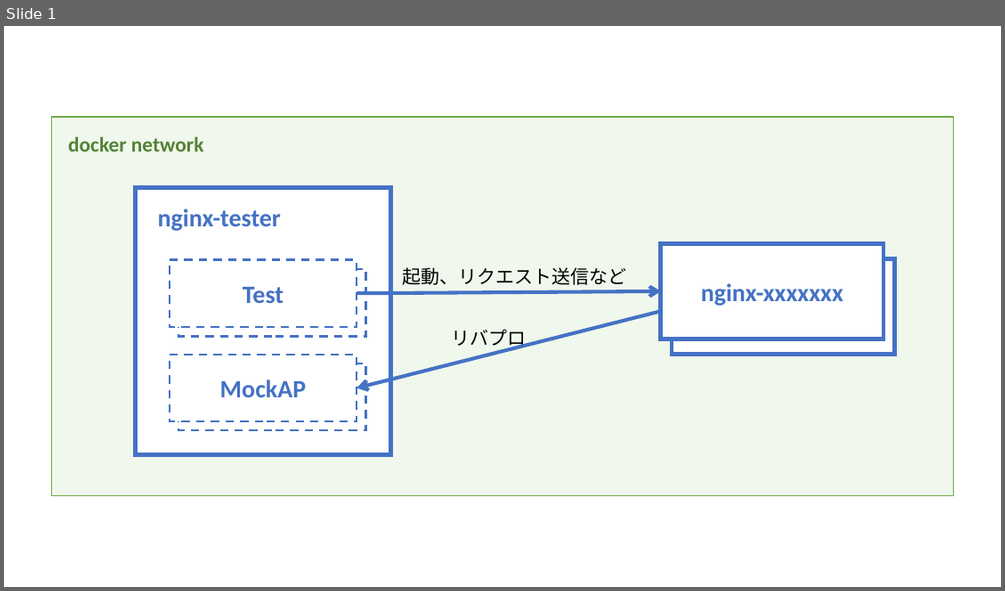
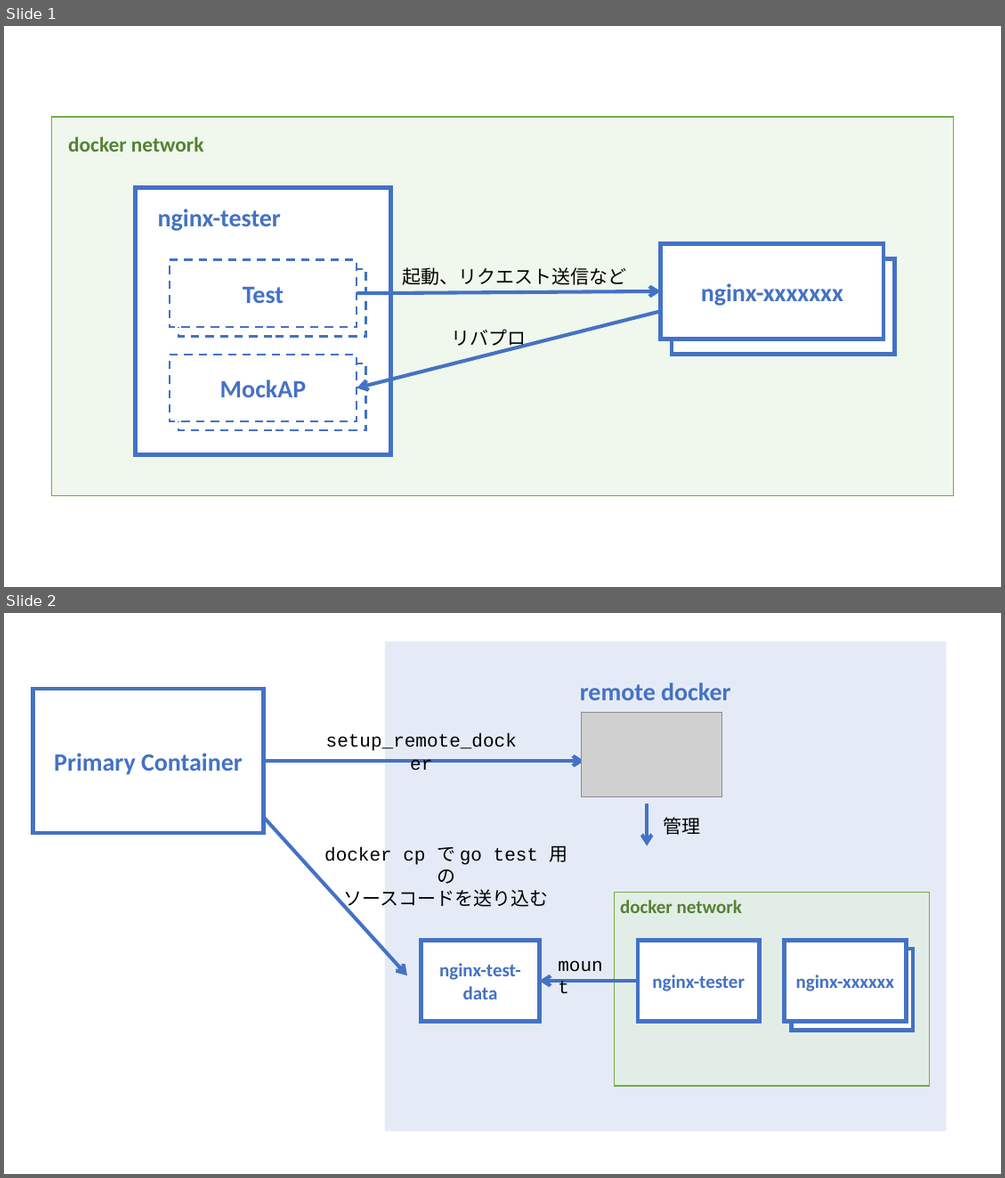
Before and after one commit to cybozu/SAMPLE-test-nginx-with-go-and-docker, a slide deck: fig.pptx. Shown one above the other, each under a label of ours: slide 1 before the commit, slides 1 and 2 after it. The pictures are 1005x591 and 1005x1178 pixels, drawn with LibreOffice and Linux fonts; fonts in the diff are those of the drawing; grey boxes stand for pictures. Boxes give left, top, right and bottom in pixels: in the first picture for what was removed or moved away, otherwise in the second. Text is boxed around its words. In the diff, an @@ line names an element or a change of style, - is before the commit and + after.

```diff
--- a/fig.pptx
+++ b/fig.pptx
@@ slide 2 added at bbox=[4, 613, 1001, 1174], background #FFFFFF @@
@@ rectangle added at bbox=[385, 641, 947, 1131], fill #DAE3F3 at 70% opacity @@
@@ rectangle added at bbox=[33, 689, 264, 833], fill #FFFFFF, outline #4472C4 4 pt, 24 pt, text #4472C4, bold @@
+Primary Container
@@ text added at bbox=[580, 682, 730, 700], 24 pt, text #4472C4, bold @@
+remote docker
@@ picture added at bbox=[582, 713, 722, 797] @@
@@ text added at bbox=[326, 733, 517, 751], 18 pt, text #000000 @@
+setup_remote_docker
@@ arrow added from (264, 761) to (584, 761), #4472C4 3.5 pt @@
@@ arrow added from (264, 817) to (407, 976), #4472C4 3.5 pt @@
@@ arrow added from (647, 803) to (647, 845), #4472C4 3.5 pt @@
@@ text added at bbox=[663, 817, 700, 835], 18 pt, text #000000 @@
+管理
@@ text added at bbox=[324, 845, 568, 909], 18 pt, text #000000 @@
+docker cp で go test 用の
+ソースコードを送り込む
@@ rectangle added at bbox=[615, 892, 929, 1086], fill #E2F0D9 at 49% opacity, outline #70AD47 1 pt @@
@@ text added at bbox=[620, 900, 742, 913], 18 pt, text #548235, bold @@
+docker network
@@ rectangle added at bbox=[421, 940, 540, 1022], fill #FFFFFF, outline #4472C4 4 pt, 18 pt, text #4472C4, bold @@
+nginx-test-data
@@ text added at bbox=[550, 949, 617, 979], 18 pt, text #000000 @@
+mount
@@ rectangle added at bbox=[638, 940, 760, 1022], fill #FFFFFF, outline #4472C4 4 pt, 18 pt, text #4472C4, bold @@
+nginx-tester
@@ rectangle added at bbox=[784, 940, 906, 1022], fill #FFFFFF, outline #4472C4 4 pt, 18 pt, text #4472C4, bold @@
+nginx-xxxxxx
@@ rectangle added at bbox=[792, 949, 914, 1030], fill #FFFFFF, outline #4472C4 4 pt @@
@@ arrow added from (638, 981) to (540, 981), #4472C4 3.5 pt @@
```
Also in this commit, not shown: 2 other files.
